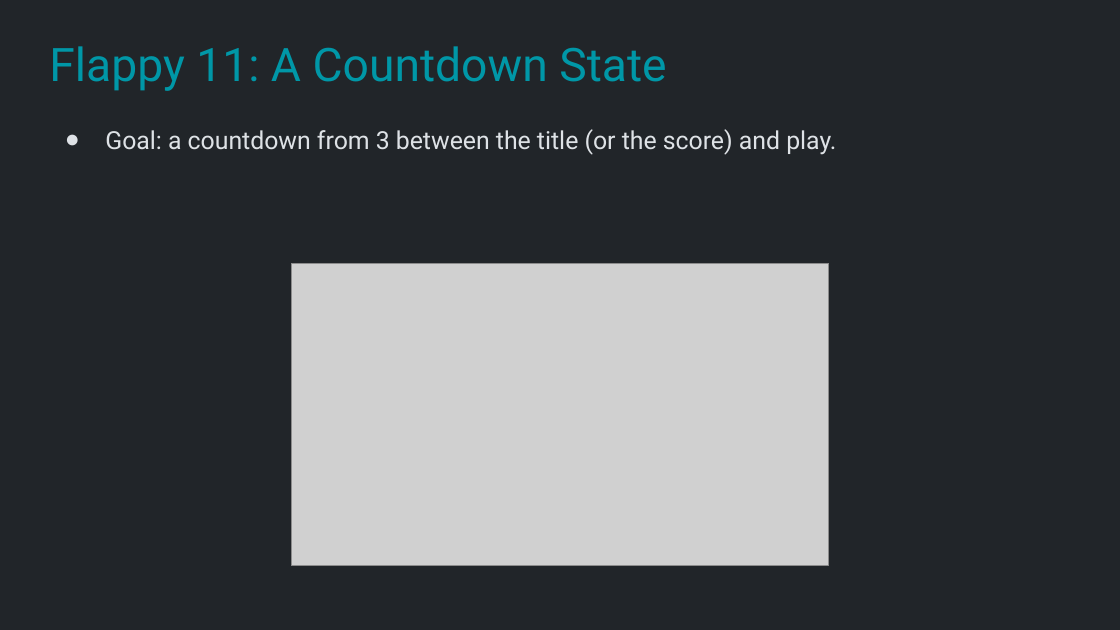
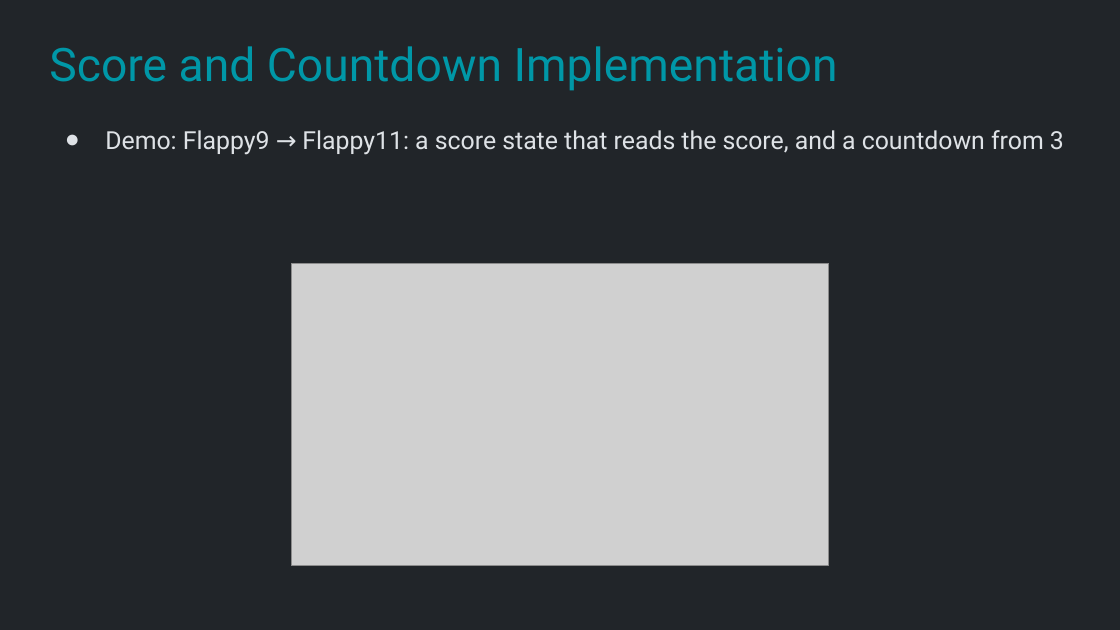
Before and after one commit to Metamate/gar, a slide deck: slide 34 of slides/02 Flappy Bird.pptx (slide 35 before the commit). Drawn at 1120x630 pixels with LibreOffice and Linux fonts; fonts in the diff are those of the drawing; grey boxes stand for pictures. Boxes give left, top, right and bottom in pixels: in the first picture for what was removed or moved away, otherwise in the second. Text is boxed around its words. In the diff, an @@ line names an element or a change of style, - is before the commit and + after.

```diff
--- a/slides/02 Flappy Bird.pptx
+++ b/slides/02 Flappy Bird.pptx
@@ title at (49, 46, 838, 91): text changed @@
-Flappy 11: A Countdown State
+Score and Countdown Implementation
@@ text at (105, 130, 1064, 155): text changed @@
-● Goal: a countdown from 3 between the title (or the score) and play.
+● Demo: Flappy9 → Flappy11: a score state that reads the score, and a countdown from 3
```
Also in this commit, not shown: 5 other slides changed, 3 slides added, 3 slides removed, 25 other files.
